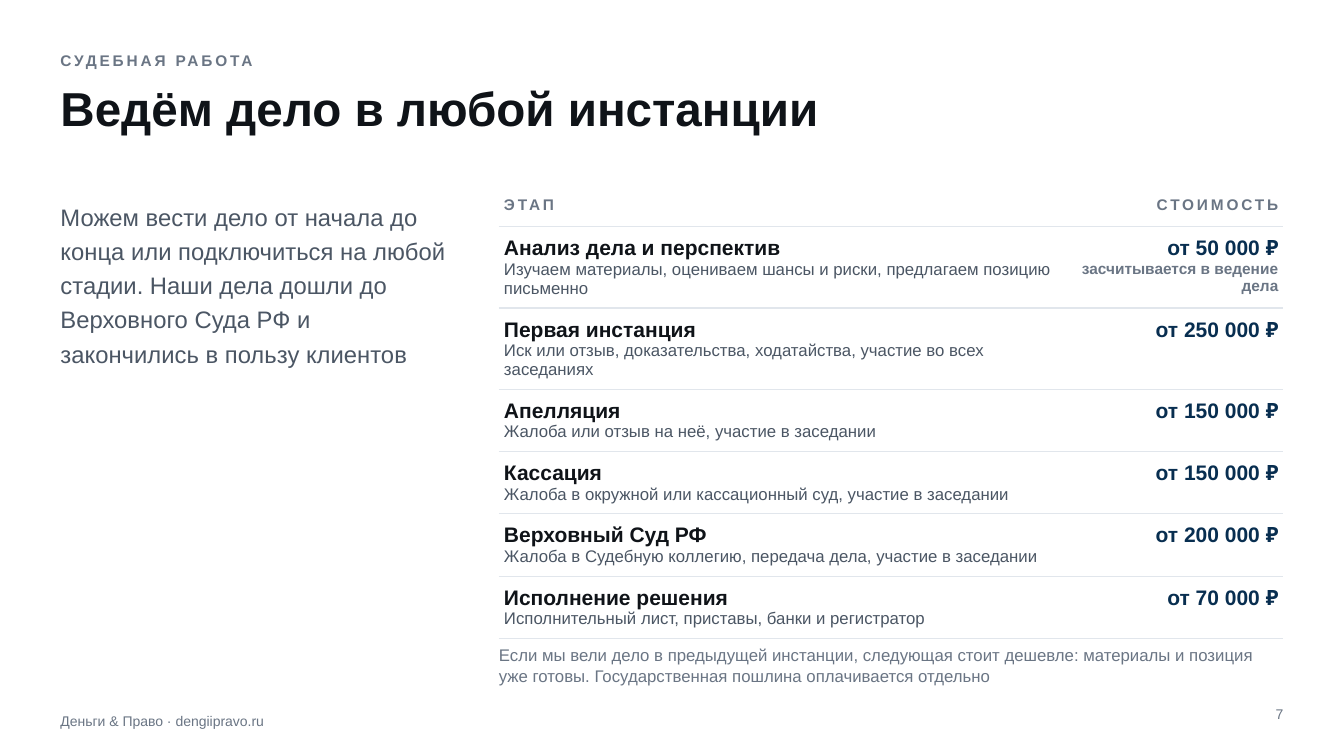
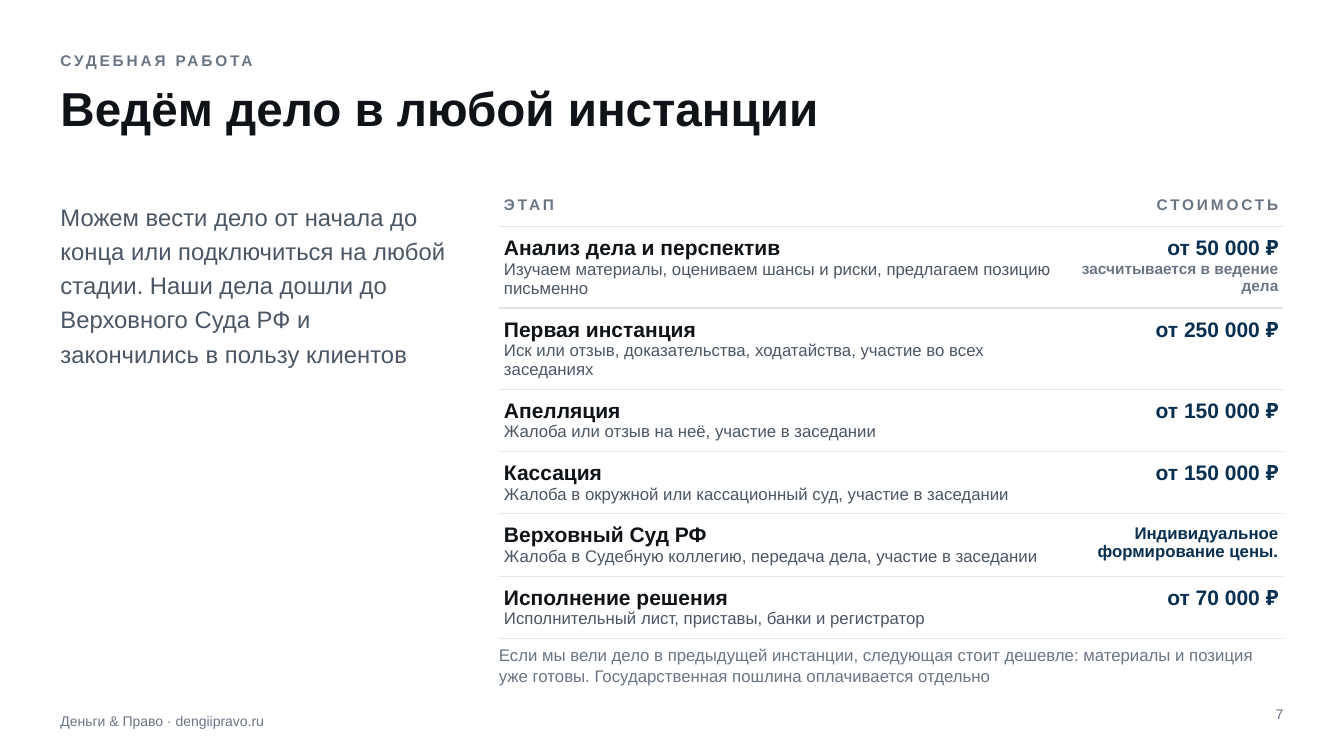
Before and after one commit to khokhlovvi/dengiipravo, a slide deck: slide 7 of 06 Кейсы и услуги/Прайс услуг.pptx. Drawn at 1344x756 pixels with LibreOffice and Linux fonts; fonts in the diff are those of the drawing. Boxes give left, top, right and bottom in pixels: in the first picture for what was removed or moved away, otherwise in the second. Text is boxed around its words. In the diff, an @@ line names an element or a change of style, - is before the commit and + after.

```diff
--- a/06 Кейсы и услуги/Прайс услуг.pptx
+++ b/06 Кейсы и услуги/Прайс услуг.pptx
@@ table at [499,187,1284,660] @@
-row 6, column 2: от 200 000 ₽
+row 6, column 2: Индивидуальное формирование цены.
@@ borders changed @@
```
Also in this commit, not shown: 3 other slides changed, 4 other files.
